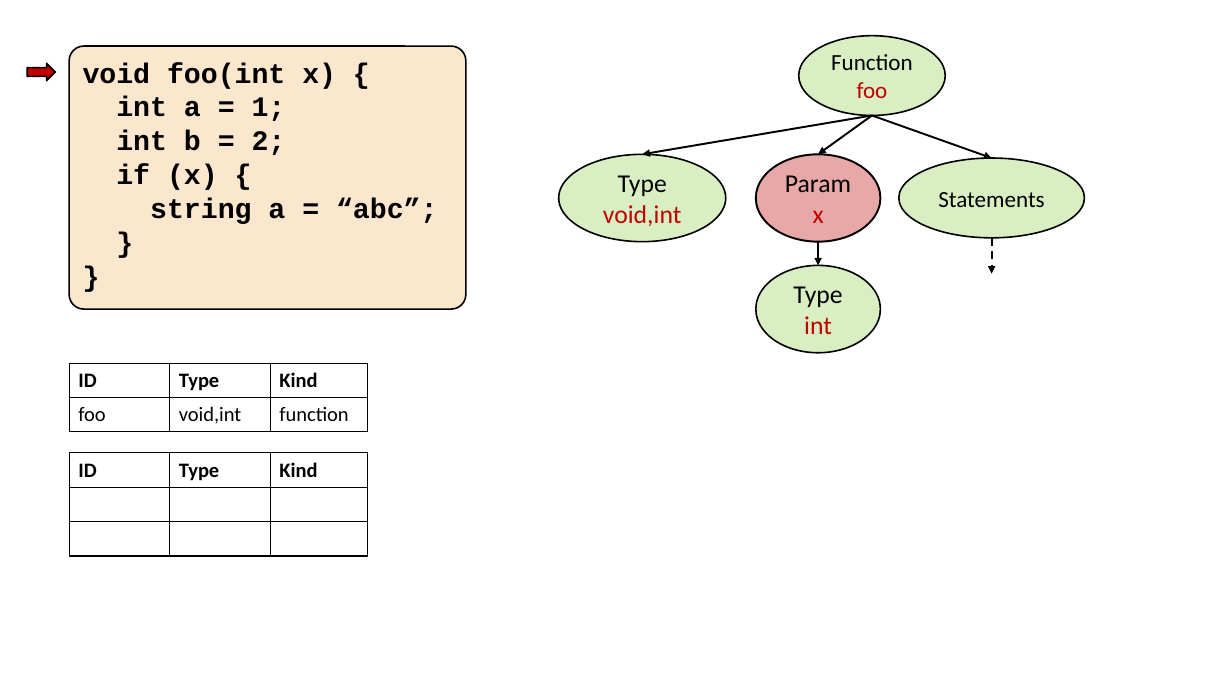
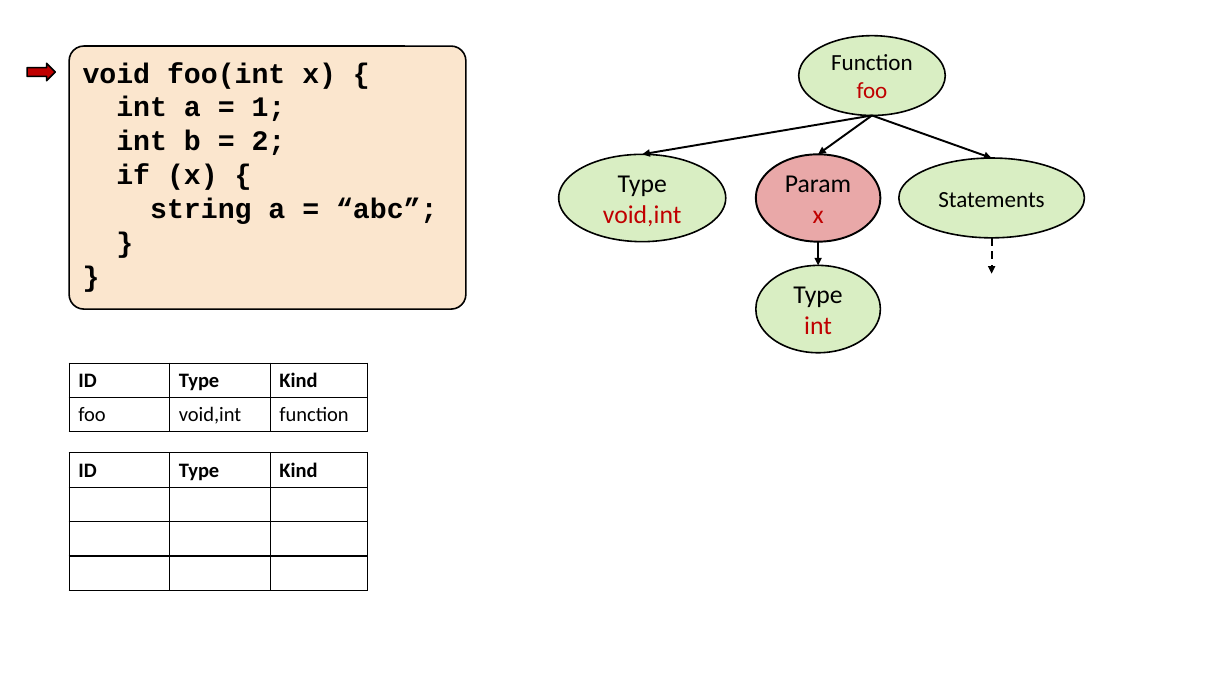
Before and after one commit to nivshani/compilation, a slide deck: slide 19 of slides/semantic.pptx. Drawn at 1232x693 pixels with LibreOffice and Linux fonts; fonts in the diff are those of the drawing. Boxes give left, top, right and bottom in pixels: in the first picture for what was removed or moved away, otherwise in the second. Text is boxed around its words. In the diff, an @@ line names an element or a change of style, - is before the commit and + after.

```diff
--- a/slides/semantic.pptx
+++ b/slides/semantic.pptx
@@ table at (69,453,369,589) @@
+row 4:  |  | 
```
Also in this commit, not shown: 2 other slides changed, 1 other file.
